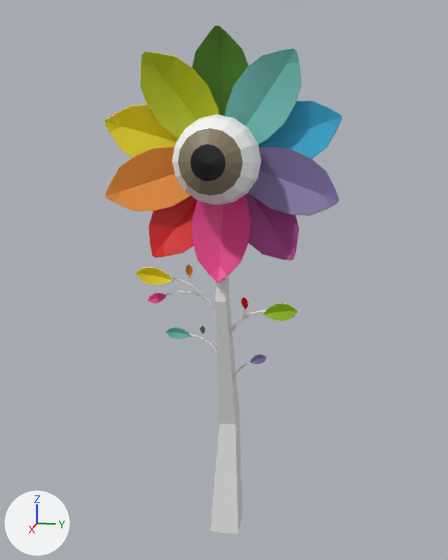
A saved change to the FBX model MovistarExperience/OkudaUniverse/SM_Flor_Gra/SM_Flor_Gra.fbx.
Camera for both pictures: a 50 mm camera at (6.01, 1.16, 4.29) aimed at (0.26, 0.01, 2.86). Every picture has the same lights, and +X, +Y and +Z are marked at lower left. Where no turn or scale is listed for an object, it has been applied to the vertices.

The first picture shows 'FLOR_GRA_HOJAS', 'FLOR_GRA_PETALOS', 'FLOR_GRA_TALLO'.
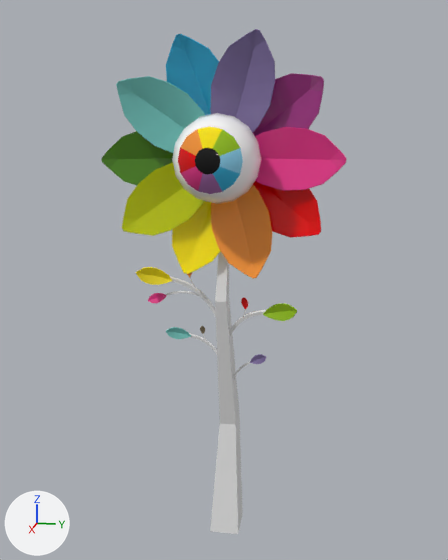
Where the change shows, as pixel boxes (x1, y1, x2, y2) in the pictures (448 x 560 px; the box of a moved part takes in the faces that stretch with it):
'FLOR_GRA_PETALOS', recoloured, reshaped
    before: (104, 26, 342, 283)
    after: (101, 29, 347, 278)
part 1 of me_mesh_002, moved or reshaped
    before: (192, 195, 251, 283)
    after: (255, 127, 347, 191)
part 2 of me_mesh_002, moved or reshaped
    before: (105, 147, 191, 211)
    after: (211, 185, 272, 278)
part 3 of me_mesh_002, moved or reshaped
    before: (140, 52, 220, 139)
    after: (122, 163, 205, 236)
part 4 of me_mesh_002, moved or reshaped
    before: (225, 48, 302, 145)
    after: (116, 76, 205, 153)
part 5 of me_mesh_002, moved or reshaped
    before: (249, 147, 339, 216)
    after: (210, 29, 275, 133)
part 6 of me_mesh_002, moved or reshaped
    before: (149, 196, 197, 258)
    after: (253, 181, 321, 238)
part 7 of me_mesh_002, moved or reshaped
    before: (104, 105, 178, 158)
    after: (172, 201, 220, 274)
part 8 of me_mesh_002, moved or reshaped
    before: (192, 26, 249, 116)
    after: (101, 131, 173, 186)
part 9 of me_mesh_002, moved or reshaped
    before: (258, 101, 342, 159)
    after: (166, 34, 219, 115)
part 10 of me_mesh_002, moved or reshaped
    before: (245, 192, 299, 261)
    after: (253, 73, 324, 136)
part 11 of me_mesh_002, moved or reshaped
    before: (172, 114, 261, 205)
    after: (172, 113, 261, 204)

The change, as a diff of the scene's bpy script:
```diff
--- a/MovistarExperience/OkudaUniverse/SM_Flor_Gra/SM_Flor_Gra.fbx.py
+++ b/MovistarExperience/OkudaUniverse/SM_Flor_Gra/SM_Flor_Gra.fbx.py
@@ img_textura_general_png_001 @@
+img_textura_general_png_001 = load_image('TEXTURA GENERAL.png.001', '../Deliveries/7 SEPTIEMBRE/ELEMENTOS TEXTURIZADOS.fbm/TEXTURA GENERAL.png', 2048, 2048, 'sRGB')
@@ mat_material__2256 @@
+mat_material__2256 = principled_material('Material #2256')
+mat_material__2256.texture = img_textura_general_png_001
+mat_material__2256.roughness = 0.0
@@ me_mesh_002 @@
 # used by ob_flor_gra_petalos; location = (0.136, 0.0, 4.015)
-me_mesh_002.from_pydata(...)  # 594 vertices, 588 faces; spans x -0.02..0.81, y -1.08..1.08, z -1.13..1.13
-me_mesh_002.materials.append(mat_m_03)  # picture img_textura_general_png
+me_mesh_002.from_pydata(...)  # 594 vertices, 588 faces; spans x -0.02..0.81, y -1.13..1.13, z -1.08..1.08
+# me_mesh_002 part 1: the loose piece of 48 vertices spanning x 0.06..0.37, y -0.28..0.28, z -1.13..-0.02 is turned 90 degrees about the x axis through the mesh origin
+# me_mesh_002 part 2: the loose piece of 48 vertices spanning x 0.07..0.37, y -1.07..-0.01, z -0.49..0.11 is turned 90 degrees about the x axis through the mesh origin
+# me_mesh_002 part 3: the loose piece of 48 vertices spanning x 0.06..0.37, y -0.72..0.01, z 0.01..0.92 is turned 90 degrees about the x axis through the mesh origin
+# me_mesh_002 part 4: the loose piece of 48 vertices spanning x 0.06..0.37, y -0.01..0.72, z 0.01..0.92 is turned 90 degrees about the x axis through the mesh origin
+# me_mesh_002 part 5: the loose piece of 48 vertices spanning x 0.06..0.36, y 0.02..1.08, z -0.49..0.11 is turned 90 degrees about the x axis through the mesh origin
+# me_mesh_002 part 6: the loose piece of 48 vertices spanning x -0.02..0.29, y -0.71..0.01, z -0.93..-0.01 is turned 90 degrees about the x axis through the mesh origin
+# me_mesh_002 part 7: the loose piece of 48 vertices spanning x -0.02..0.29, y -1.08..-0.01, z -0.11..0.48 is turned 90 degrees about the x axis through the mesh origin
+# me_mesh_002 part 8: the loose piece of 48 vertices spanning x -0.02..0.29, y -0.29..0.27, z 0.02..1.13 is turned 90 degrees about the x axis through the mesh origin
+# me_mesh_002 part 9: the loose piece of 48 vertices spanning x -0.02..0.28, y 0.02..1.07, z -0.1..0.5 is turned 90 degrees about the x axis through the mesh origin
+# me_mesh_002 part 10: the loose piece of 48 vertices spanning x -0.02..0.29, y 0.0..0.73, z -0.91..-0.01 is turned 90 degrees about the x axis through the mesh origin
+# me_mesh_002 part 11: 114 of 594 vertices moved; they spanned x 0.02..0.81, y -0.39..0.4, z -0.4..0.39 and now span x 0.02..0.81, y -0.39..0.4, z -0.39..0.4; mean shift (0.0, 0.0, 0.01); largest move (0.41, 0.28, -0.29) -> (0.41, 0.29, 0.28)
+me_mesh_002.materials.append(mat_material__2256)  # picture img_textura_general_png_001
```
